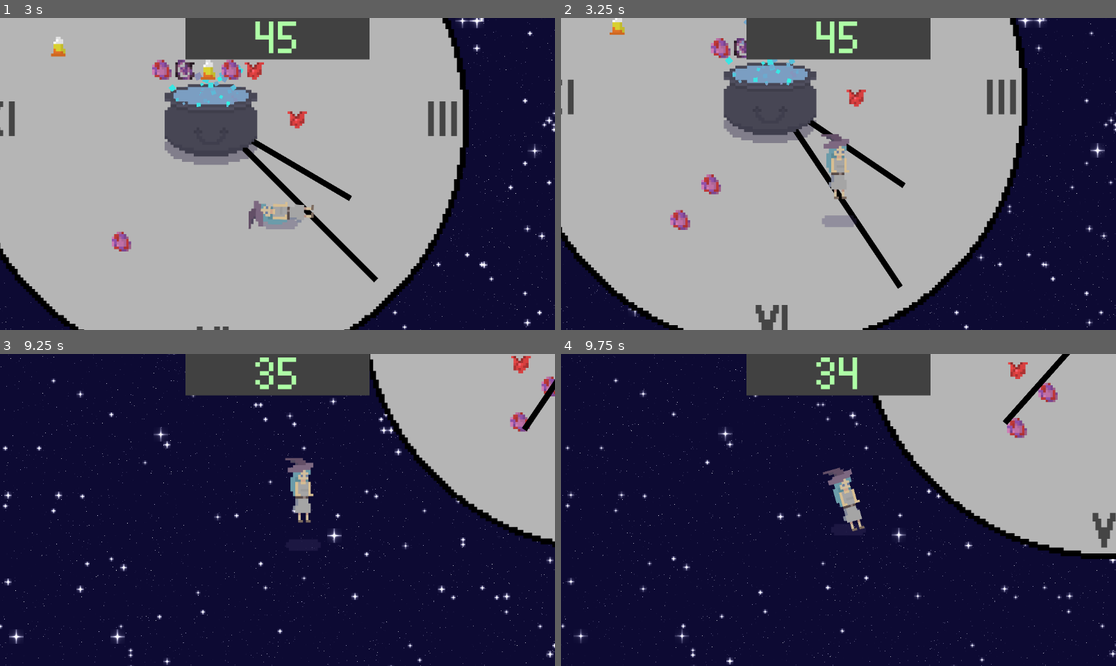
Above: before the commit, frames 1-4 (two rows, left to right).
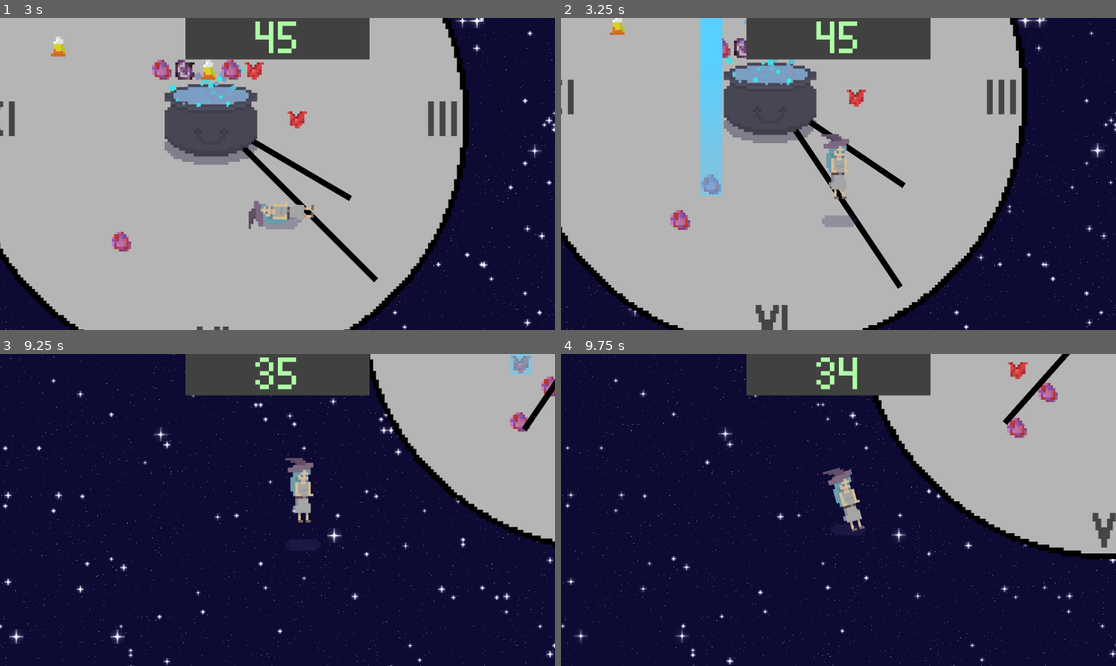
Above: after the commit, the same moments.

Repository: arrowira/miniJam189
Game: Godot game, scene res://Scenes/main.tscn
Two runs of this game, one before a commit and one after it. Both use one fixed random seed, a clock stepped at 60 frames per second and the inputs below.
Inputs:
- Up to frame 1 (3 s): hold W (up) 0.53-2.03 s; tap F (drop) every 0.75 s from 0.6 to 2.85 s; tap Space (jump) at 0.77, 1.52 s; hold D (left) from 2.03 s (still down)
- Up to frame 2 (3.25 s): keep holding D (left); tap Space (jump) at 3.02 s
- Up to frame 3 (9.25 s): release D (left) at 3.53 s; hold S (down) 3.53-4.28 s; tap F (drop) every 0.75 s from 3.6 to 8.85 s; tap Space (jump) at 3.77, 4.52, 6.02, 6.77, 7.52, 9.02 s; hold A (right) 4.28-5.03 s; hold W (up) 5.03-5.78 s; hold A (right) 5.78-8.03 s; hold S (down) 8.03-8.78 s; hold D (left) from 8.78 s (still down)
- Up to frame 4 (9.75 s): release D (left) at 9.53 s; hold W (up) from 9.53 s (still down); tap F (drop) at 9.6 s

Frame 1 is identical in both runs. In frame 2, 2.3% of the frame differs, in the area x 25-30%, y 0-58%; in frame 3, 0.3%; in frame 4, nothing differs.

Commit message:
spawning beams

Diff:
--- a/minijam189/Scenes/main.tscn
+++ b/minijam189/Scenes/main.tscn
@@ -77,6 +77,7 @@
 wait_time = 0.6
 
 [node name="DeathScreen" type="Control" parent="CanvasLayer"]
+visible = false
 layout_mode = 3
 anchors_preset = 0
 offset_right = 40.0
@@ -98,7 +99,6 @@
 grow_vertical = 2
 
 [node name="Panel" type="TextureRect" parent="CanvasLayer/DeathScreen/deathScreenAnchor"]
-visible = false
 material = SubResource("CanvasItemMaterial_borpo")
 layout_mode = 1
 anchors_preset = -1
--- /dev/null
+++ b/minijam189/Scenes/spawn_beam.tscn
@@ -0,0 +1,29 @@
+[gd_scene load_steps=4 format=3 uid="uid://d07wpnfkd3vk6"]
+
+[ext_resource type="Shader" path="res://laser.gdshader" id="1_5y1bw"]
+[ext_resource type="Script" path="res://Scripts/columnOfLight.gd" id="2_dutyb"]
+
+[sub_resource type="ShaderMaterial" id="ShaderMaterial_w5408"]
+shader = ExtResource("1_5y1bw")
+shader_parameter/color = Color(0.34388, 0.810792, 1, 1)
+shader_parameter/fade_height = 0.5
+shader_parameter/speed = 2.0
+shader_parameter/time_offset = 0.0
+
+[node name="SpawnBeam" type="Node2D"]
+
+[node name="ColorRect" type="ColorRect" parent="."]
+modulate = Color(0.176045, 4.59167e-05, 0.637824, 1)
+material = SubResource("ShaderMaterial_w5408")
+offset_left = -75.0
+offset_top = -3653.0
+offset_right = 76.0
+offset_bottom = 80.0
+color = Color(0.536984, 0.755529, 1, 1)
+script = ExtResource("2_dutyb")
+
+[node name="Timer" type="Timer" parent="ColorRect"]
+wait_time = 1.4
+one_shot = true
+
+[connection signal="timeout" from="ColorRect/Timer" to="ColorRect" method="_on_timer_timeout"]
--- /dev/null
+++ b/minijam189/Scripts/columnOfLight.gd
@@ -0,0 +1,15 @@
+extends ColorRect
+
+
+# Called when the node enters the scene tree for the first time.
+func _ready() -> void:
+	$Timer.start()
+
+
+# Called every frame. 'delta' is the elapsed time since the previous frame.
+func _process(delta: float) -> void:
+	pass
+
+
+func _on_timer_timeout() -> void:
+	queue_free()
--- a/minijam189/Scripts/spawner.gd
+++ b/minijam189/Scripts/spawner.gd
@@ -5,6 +5,7 @@
 static var voidE := preload("res://Scenes/VoidEssence.tscn")
 static var lump := preload("res://Scenes/StrangeLump.tscn")
 static var eye := preload("res://Scenes/Eyeball.tscn")
+static var beam := preload("res://Scenes/spawn_beam.tscn")
 # Called when the node enters the scene tree for the first time.
 func _ready() -> void:
 	$spawnTimer.start()
@@ -17,6 +18,7 @@
 	spawnID+=1
 	spawnID = spawnID % 5
 	var instance
+	var beamInstance = beam.instantiate()
 	match spawnID:
 		0:
 			instance = eye.instantiate()
@@ -30,6 +32,9 @@
 			instance = candy.instantiate()
 	var angle = randf_range(0,360)
 	var hyp = randf_range(300,1700)
+
 	instance.position = Vector2(sin(deg_to_rad(angle))*hyp,cos(deg_to_rad(angle))*hyp)
+	beamInstance.position = instance.position
 	#print(instance.position)
 	get_parent().add_child(instance)
+	get_parent().add_child(beamInstance)
--- a/minijam189/laser.gdshader
+++ b/minijam189/laser.gdshader
@@ -1,15 +1,16 @@
 shader_type canvas_item;
 
-void vertex() {
-
-	// Called for every vertex the material is visible on.
-}
+uniform vec4 color : source_color = vec4(1.0, 0.5, 0.0, 1.0); // Example: orange
+uniform float fade_height : hint_range(0.01, 1.0) = 0.5;
+uniform float speed : hint_range(0.0, 5.0) = 1.0;
+uniform float time_offset = 0.0;
 
 void fragment() {
-	// Called for every pixel the material is visible on.
+    float t = mod(TIME * speed + time_offset, 3.0);
+    float fade = clamp(1.0*(1.0 - UV.y - t * fade_height) / fade_height + 1.0, 0.0, 1.0);
+
+    vec4 c = color;
+    c.a *= fade;
+
+    COLOR = c;
 }
-
-//void light() {
-	// Called for every pixel for every light affecting the CanvasItem.
-	// Uncomment to replace the default light processing function with this one.
-//}
